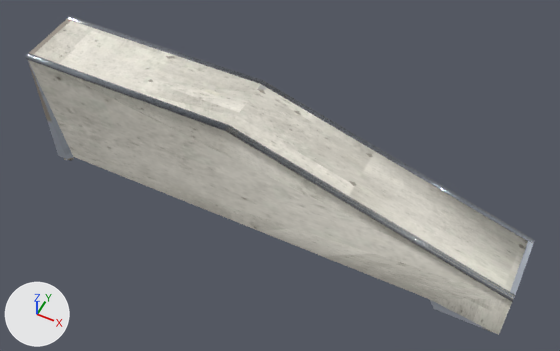
Renders of the glTF model public/katalog/modelle/ledge-lang-98l.gltf from each side of a commit.
Before and after are seen from a 50 mm lens placed at (1.547, -2.988, 4.155), pointed at (0.062, -0.017, 0.442). The axes (+X, +Y, +Z) are drawn at lower left. The lights are the same throughout. The older version comes first. Vertices at exactly the same position are counted once.

Names of what the first picture shows: 'SK0369_Ledge_lang-98L.001'.
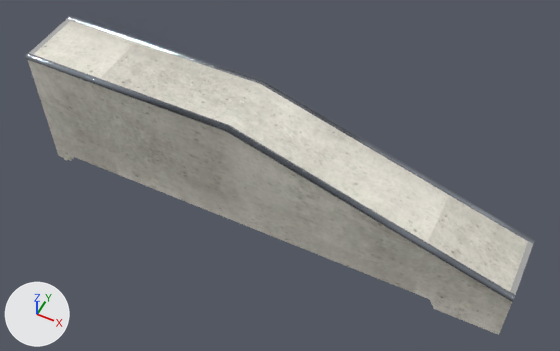
The change in detail:
me_sk0369_ledge_lang_98l_001 is used by ob_sk0369_ledge_lang_98l_001; location (0.0, 0.0, 0.0).
me_sk0369_ledge_lang_98l_001 had 325 vertices, 717 faces and spanned x -1.65..1.65, y -0.24..0.24, z 0.0..0.96.
me_sk0369_ledge_lang_98l_001 now has 356 vertices, 575 faces and spans x -1.65..1.65, y -0.24..0.24, z 0.0..0.96.
me_sk0369_ledge_lang_98l_001 part 1: 2 vertices removed from x -1.65, y -0.23..0.23, z 0.95.
me_sk0369_ledge_lang_98l_001 part 2: 2 vertices removed from x 1.65, y -0.23..0.23, z 0.4.
me_sk0369_ledge_lang_98l_001 part 3: 130 kept faces spanning x -1.65..1.65, y -0.24..0.24, z 0.0..0.96 get new texture (UV) coordinates.
Other edits to the shape of me_sk0369_ledge_lang_98l_001 do not show in these pictures.

What differs and where, as boxes (x1, y1, x2, y2) in the pictures (560 x 351 px):
part 1 of me_sk0369_ledge_lang_98l_001, deleted
    before: (29, 19, 71, 54)
part 2 of me_sk0369_ledge_lang_98l_001, deleted
    before: (510, 241, 534, 298)
part 3 of me_sk0369_ledge_lang_98l_001, surface changed
    both: (29, 16, 534, 333)
